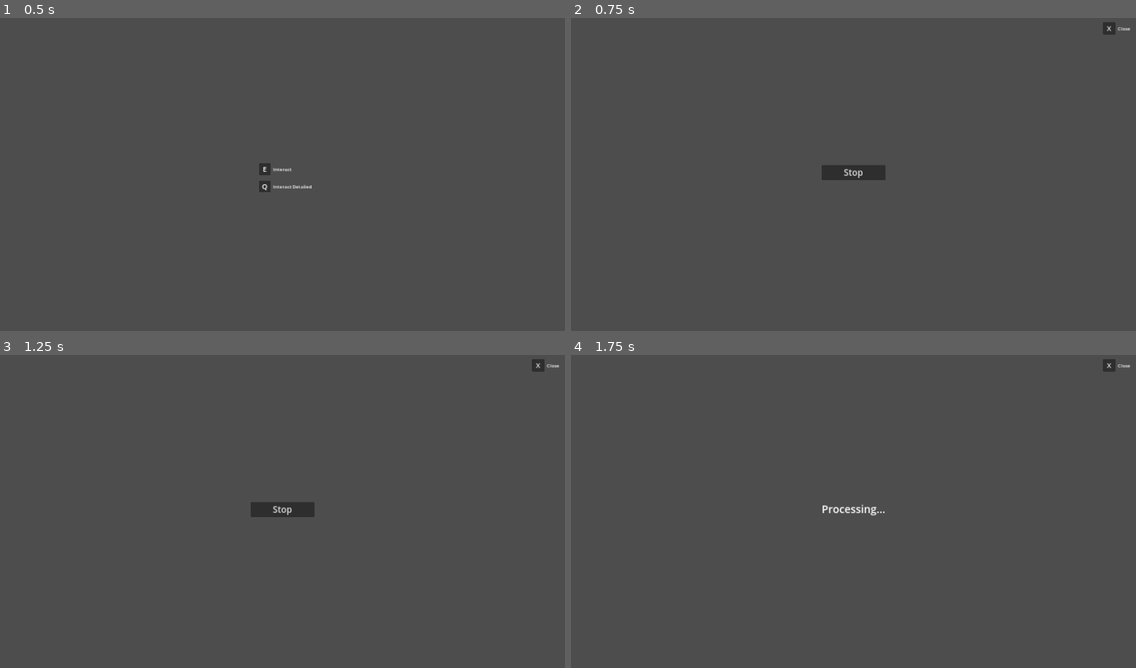
Above: before the commit, frames 1-4 (two rows, left to right).
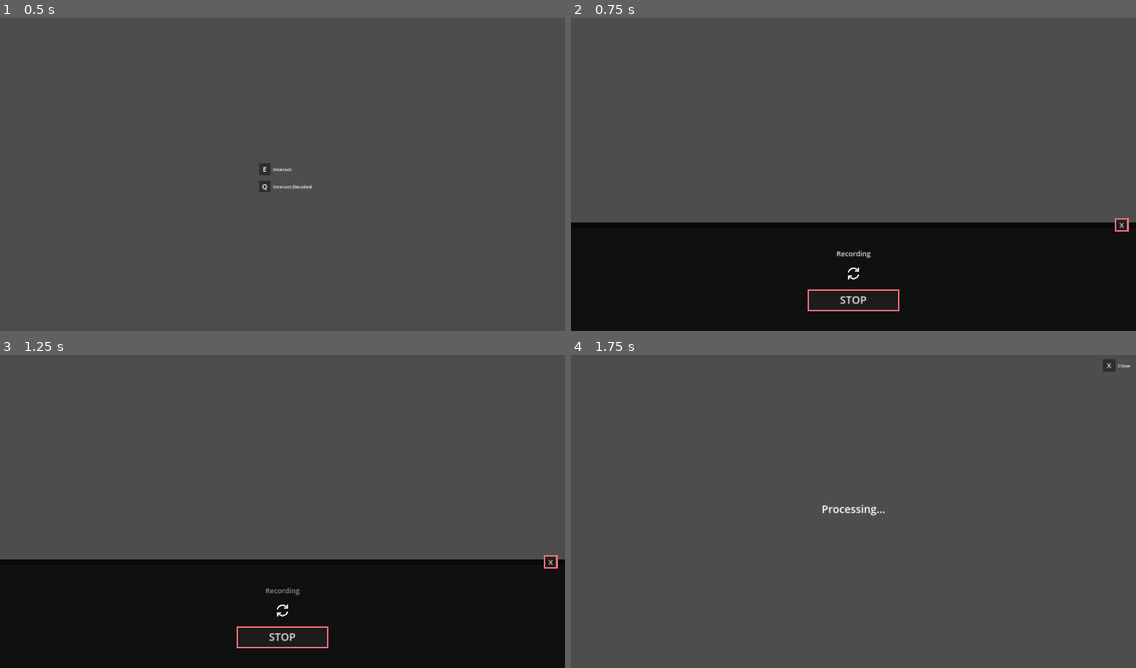
Above: after the commit, the same moments.

Repository: Skyvastern/the-aspiring-deva
Game: Godot game, scene res://main/npc/npc_interact/npc_interact.tscn
Two runs of this game, one before a commit and one after it. Both use one fixed random seed, a clock stepped at 60 frames per second and the inputs below. This scene is started directly instead of the project's main scene.
Inputs (mouse positions are in pixels of both pictures, inside the frame that each line leads up to):
- Up to frame 1 (0.5 s): no input
- Up to frame 2 (0.75 s): tap Enter at 0.5 s; move the mouse to (977, 155) at 0.52 s; hold D (right) from 0.53 s (still down); tap E (interact) at 0.6 s
- Up to frame 3 (1.25 s): keep holding D (right); tap Space (jump) at 0.77 s
- Up to frame 4 (1.75 s): release D (right) at 1.25 s; click "Stop" (after the commit: "STOP") at 1.25 s

Frame 1 is identical in both runs. In frame 2, 35% of the frame differs, in the area x 0-100%, y 1-100%; in frame 3, 35%; in frame 4, nothing differs.
Error in both runs: Invalid access to property or key 'voice' on a base object of type 'Nil'. (res://main/npc/npc_speak_auto/npc_speak_auto.gd:23)

Commit message:
Update UI of audio_record_auto

Diff:
--- /dev/null
+++ b/frontend/assets/textures/load_icon.svg
@@ -0,0 +1,8 @@
+<svg width="100" height="100" viewBox="0 0 100 100" fill="none" xmlns="http://www.w3.org/2000/svg">
+<mask id="mask0_5_25" style="mask-type:alpha" maskUnits="userSpaceOnUse" x="0" y="0" width="100" height="100">
+<rect width="100" height="100" fill="#D9D9D9"/>
+</mask>
+<g mask="url(#mask0_5_25)">
+<path d="M21.25 66.875C19.7222 64.2361 18.5764 61.5278 17.8125 58.75C17.0486 55.9722 16.6667 53.125 16.6667 50.2083C16.6667 40.9028 19.8959 32.9861 26.3542 26.4583C32.8125 19.9306 40.6945 16.6667 50 16.6667H50.7292L44.0625 10L49.8959 4.16667L66.5625 20.8333L49.8959 37.5L44.0625 31.6667L50.7292 25H50C43.0556 25 37.1528 27.4479 32.2917 32.3438C27.4306 37.2396 25 43.1944 25 50.2083C25 52.0139 25.2084 53.7847 25.625 55.5208C26.0417 57.2569 26.6667 58.9583 27.5 60.625L21.25 66.875ZM50.1042 95.8333L33.4375 79.1667L50.1042 62.5L55.9375 68.3333L49.2709 75H50C56.9445 75 62.8472 72.5521 67.7084 67.6563C72.5695 62.7604 75 56.8056 75 49.7917C75 47.9861 74.7917 46.2153 74.375 44.4792C73.9584 42.7431 73.3334 41.0417 72.5 39.375L78.75 33.125C80.2778 35.7639 81.4236 38.4722 82.1875 41.25C82.9514 44.0278 83.3334 46.875 83.3334 49.7917C83.3334 59.0972 80.1042 67.0139 73.6459 73.5417C67.1875 80.0694 59.3056 83.3333 50 83.3333H49.2709L55.9375 90L50.1042 95.8333Z" fill="white"/>
+</g>
+</svg>
--- a/frontend/main/audio_record_auto/audio_record_auto.tscn
+++ b/frontend/main/audio_record_auto/audio_record_auto.tscn
@@ -1,8 +1,47 @@
-[gd_scene load_steps=3 format=3 uid="uid://b36061vqcjy15"]
+[gd_scene load_steps=8 format=3 uid="uid://b36061vqcjy15"]
 
 [ext_resource type="Script" path="res://main/audio_record_auto/audio_record_auto.gd" id="1_n35vx"]
+[ext_resource type="Theme" uid="uid://15ielt17md1r" path="res://main/common/main_theme.tres" id="2_6i6lb"]
+[ext_resource type="PackedScene" uid="uid://b6yk6bqumplb1" path="res://main/common/loader/loader.tscn" id="3_o1e45"]
 
 [sub_resource type="AudioStreamMicrophone" id="AudioStreamMicrophone_lrvel"]
+
+[sub_resource type="Animation" id="Animation_x1fyh"]
+length = 0.001
+tracks/0/type = "value"
+tracks/0/imported = false
+tracks/0/enabled = true
+tracks/0/path = NodePath(".:self_modulate")
+tracks/0/interp = 1
+tracks/0/loop_wrap = true
+tracks/0/keys = {
+"times": PackedFloat32Array(0),
+"transitions": PackedFloat32Array(1),
+"update": 0,
+"values": [Color(1, 1, 1, 1)]
+}
+
+[sub_resource type="Animation" id="Animation_ccvp5"]
+resource_name = "blink"
+loop_mode = 1
+tracks/0/type = "value"
+tracks/0/imported = false
+tracks/0/enabled = true
+tracks/0/path = NodePath(".:self_modulate")
+tracks/0/interp = 1
+tracks/0/loop_wrap = true
+tracks/0/keys = {
+"times": PackedFloat32Array(0, 0.5, 1),
+"transitions": PackedFloat32Array(1, 1, 1),
+"update": 0,
+"values": [Color(1, 1, 1, 1), Color(1, 1, 1, 0.392157), Color(1, 1, 1, 1)]
+}
+
+[sub_resource type="AnimationLibrary" id="AnimationLibrary_jlu7o"]
+_data = {
+"RESET": SubResource("Animation_x1fyh"),
+"blink": SubResource("Animation_ccvp5")
+}
 
 [node name="AudioRecordAuto" type="Control" node_paths=PackedStringArray("stop_btn", "close_btn", "audio_record", "audio_player")]
 layout_mode = 3
@@ -11,9 +50,10 @@
 anchor_bottom = 1.0
 grow_horizontal = 2
 grow_vertical = 2
+theme = ExtResource("2_6i6lb")
 script = ExtResource("1_n35vx")
-stop_btn = NodePath("StopBtn")
-close_btn = NodePath("CloseBtn")
+stop_btn = NodePath("Panel/StopBtn")
+close_btn = NodePath("Panel/CloseBtn")
 audio_record = NodePath("AudioRecord")
 audio_player = NodePath("AudioPlayer")
 npc_speak_auto_scene_path = "res://main/npc/npc_speak_auto/npc_speak_auto.tscn"
@@ -24,42 +64,82 @@
 
 [node name="AudioPlayer" type="AudioStreamPlayer" parent="."]
 
-[node name="StopBtn" type="Button" parent="."]
+[node name="Panel" type="Panel" parent="."]
+layout_mode = 1
+anchors_preset = 12
+anchor_top = 1.0
+anchor_right = 1.0
+anchor_bottom = 1.0
+offset_top = -370.0
+grow_horizontal = 2
+grow_vertical = 0
+
+[node name="CloseBtn" type="Button" parent="Panel"]
+layout_mode = 1
+anchors_preset = 1
+anchor_left = 1.0
+anchor_right = 1.0
+offset_left = -71.0
+offset_top = -13.0
+offset_right = -25.0
+offset_bottom = 31.0
+grow_horizontal = 0
+focus_mode = 0
+theme_override_font_sizes/font_size = 24
+text = "X"
+
+[node name="StopBtn" type="Button" parent="Panel"]
 layout_mode = 1
 anchors_preset = 8
 anchor_left = 0.5
 anchor_top = 0.5
 anchor_right = 0.5
 anchor_bottom = 0.5
-offset_left = -108.5
-offset_top = -25.0
-offset_right = 108.5
-offset_bottom = 25.0
+offset_left = -156.0
+offset_top = 43.0
+offset_right = 156.0
+offset_bottom = 117.0
 grow_horizontal = 2
 grow_vertical = 2
-size_flags_horizontal = 3
 focus_mode = 0
-theme_override_font_sizes/font_size = 30
-text = "Stop"
+theme_override_font_sizes/font_size = 36
+text = "STOP"
 
-[node name="CloseBtn" type="Button" parent="."]
+[node name="Loader" parent="Panel" instance=ExtResource("3_o1e45")]
 layout_mode = 1
-anchors_preset = 1
-anchor_left = 1.0
-anchor_right = 1.0
-offset_left = -112.0
-offset_top = 28.0
-offset_right = -70.0
-offset_bottom = 70.0
-grow_horizontal = 0
-focus_mode = 0
+anchors_preset = 8
+anchor_left = 0.5
+anchor_top = 0.5
+anchor_right = 0.5
+anchor_bottom = 0.5
+offset_left = -50.0
+offset_top = -61.0
+offset_right = 50.0
+offset_bottom = 39.0
+grow_horizontal = 2
+grow_vertical = 2
+scale = Vector2(0.6, 0.6)
+
+[node name="Status" type="Label" parent="Panel"]
+layout_mode = 1
+anchors_preset = 8
+anchor_left = 0.5
+anchor_top = 0.5
+anchor_right = 0.5
+anchor_bottom = 0.5
+offset_left = -58.0
+offset_top = -96.0
+offset_right = 58.0
+offset_bottom = -62.0
+grow_horizontal = 2
+grow_vertical = 2
 theme_override_font_sizes/font_size = 24
-text = "X"
+text = "Recording"
+horizontal_alignment = 1
+vertical_alignment = 1
 
-[node name="Description" type="Label" parent="CloseBtn"]
-layout_mode = 0
-offset_left = 50.0
-offset_top = 10.0
-offset_right = 90.0
-offset_bottom = 33.0
-text = "Close"
+[node name="AnimationPlayer" type="AnimationPlayer" parent="Panel/Status"]
+libraries = {
+"": SubResource("AnimationLibrary_jlu7o")
+}
+autoplay = "blink"
--- /dev/null
+++ b/frontend/main/common/loader/loader.tscn
@@ -0,0 +1,54 @@
+[gd_scene load_steps=5 format=3 uid="uid://b6yk6bqumplb1"]
+
+[ext_resource type="Texture2D" uid="uid://cvmeaocxe6ak8" path="res://assets/textures/load_icon.svg" id="1_i37ke"]
+
+[sub_resource type="Animation" id="Animation_75kwm"]
+resource_name = "loading"
+loop_mode = 1
+tracks/0/type = "value"
+tracks/0/imported = false
+tracks/0/enabled = true
+tracks/0/path = NodePath(".:rotation")
+tracks/0/interp = 1
+tracks/0/loop_wrap = true
+tracks/0/keys = {
+"times": PackedFloat32Array(0, 1),
+"transitions": PackedFloat32Array(1, 1),
+"update": 0,
+"values": [0.0, 6.28319]
+}
+
+[sub_resource type="Animation" id="Animation_rgoty"]
+length = 0.001
+tracks/0/type = "value"
+tracks/0/imported = false
+tracks/0/enabled = true
+tracks/0/path = NodePath(".:rotation")
+tracks/0/interp = 1
+tracks/0/loop_wrap = true
+tracks/0/keys = {
+"times": PackedFloat32Array(0),
+"transitions": PackedFloat32Array(1),
+"update": 0,
+"values": [0.0]
+}
+
+[sub_resource type="AnimationLibrary" id="AnimationLibrary_ri2nn"]
+_data = {
+"RESET": SubResource("Animation_rgoty"),
+"loading": SubResource("Animation_75kwm")
+}
+
+[node name="Loader" type="TextureRect"]
+offset_right = 100.0
+offset_bottom = 100.0
+pivot_offset = Vector2(50, 50)
+texture = ExtResource("1_i37ke")
+expand_mode = 1
+stretch_mode = 5
+
+[node name="AnimationPlayer" type="AnimationPlayer" parent="."]
+libraries = {
+"": SubResource("AnimationLibrary_ri2nn")
+}
+autoplay = "loading"
--- /dev/null
+++ b/frontend/main/common/main_theme.tres
@@ -0,0 +1,55 @@
+[gd_resource type="Theme" load_steps=7 format=3 uid="uid://15ielt17md1r"]
+
+[sub_resource type="StyleBoxFlat" id="StyleBoxFlat_ht8tj"]
+bg_color = Color(0.294118, 0.294118, 0.294118, 0.882353)
+border_width_left = 5
+border_width_top = 5
+border_width_right = 5
+border_width_bottom = 5
+border_color = Color(1, 0.431373, 0.490196, 1)
+
+[sub_resource type="StyleBoxFlat" id="StyleBoxFlat_xjrc6"]
+bg_color = Color(0.0392157, 0.0392157, 0.0392157, 0.882353)
+border_width_left = 5
+border_width_top = 5
+border_width_right = 5
+border_width_bottom = 5
+border_color = Color(1, 0.431373, 0.490196, 1)
+
+[sub_resource type="StyleBoxFlat" id="StyleBoxFlat_7lbg1"]
+bg_color = Color(0.980392, 0.980392, 0.980392, 0.882353)
+border_width_left = 5
+border_width_top = 5
+border_width_right = 5
+border_width_bottom = 5
+border_color = Color(1, 0.431373, 0.490196, 1)
+
+[sub_resource type="StyleBoxFlat" id="StyleBoxFlat_rwfo5"]
+bg_color = Color(0.117647, 0.117647, 0.117647, 0.882353)
+border_width_left = 5
+border_width_top = 5
+border_width_right = 5
+border_width_bottom = 5
+border_color = Color(1, 0.431373, 0.490196, 1)
+
+[sub_resource type="StyleBoxFlat" id="StyleBoxFlat_r6pct"]
+bg_color = Color(0.0392157, 0.0392157, 0.0392157, 0.882353)
+border_width_left = 5
+border_width_top = 5
+border_width_right = 5
+border_width_bottom = 5
+border_color = Color(1, 0.431373, 0.490196, 1)
+
+[sub_resource type="StyleBoxFlat" id="StyleBoxFlat_i2qax"]
+bg_color = Color(0, 0, 0, 0.784314)
+border_width_top = 20
+border_color = Color(0, 0, 0, 0.882353)
+
+[resource]
+Button/colors/font_hover_color = Color(0.0392157, 0.0392157, 0.0392157, 1)
+Button/styles/disabled = SubResource("StyleBoxFlat_ht8tj")
+Button/styles/focus = SubResource("StyleBoxFlat_xjrc6")
+Button/styles/hover = SubResource("StyleBoxFlat_7lbg1")
+Button/styles/normal = SubResource("StyleBoxFlat_rwfo5")
+Button/styles/pressed = SubResource("StyleBoxFlat_r6pct")
+Panel/styles/panel = SubResource("StyleBoxFlat_i2qax")
Not shown, added: frontend/assets/textures/load_icon.svg.import
